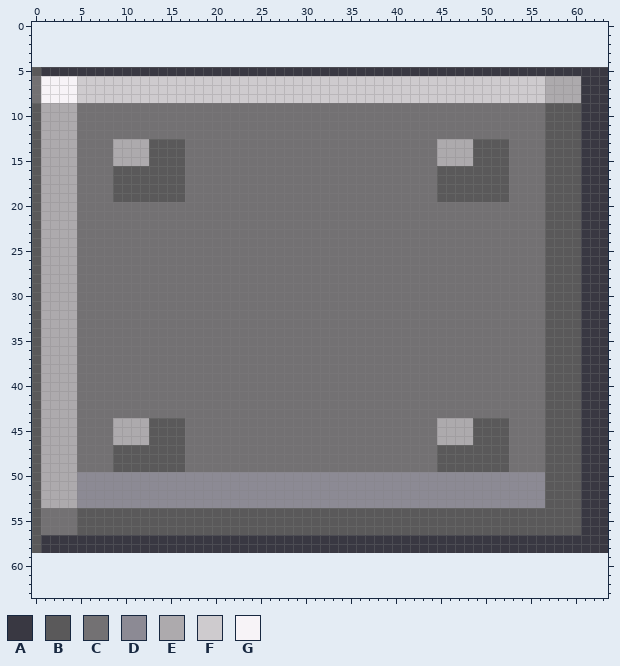
A pixel-art sprite gets an edit: assets/block-hard.png. Above: the version before the commit.
The file is 64x54 pixels. Colours within 5 levels of each other are drawn and written as one. The old version is drawn lined up with the new one, on the new canvas.
Palette (. is transparent): A #393842  B #5a595a  C #737173  D #8c8a94  E #adaaad  F #cecbce  G #f7f3f7
Pixels before (only the part around the change), first column x 0:
 0 ................................................................
 1 ................................................................
 2 ................................................................
 3 ................................................................
 4 ................................................................
 5 BAAAAAAAAAAAAAAAAAAAAAAAAAAAAAAAAAAAAAAAAAAAAAAAAAAAAAAAAAAAAAAA
 6 CGGGGFFFFFFFFFFFFFFFFFFFFFFFFFFFFFFFFFFFFFFFFFFFFFFFFFFFFEEEEAAA
 7 CGGGGFFFFFFFFFFFFFFFFFFFFFFFFFFFFFFFFFFFFFFFFFFFFFFFFFFFFEEEEAAA
 8 CGGGGFFFFFFFFFFFFFFFFFFFFFFFFFFFFFFFFFFFFFFFFFFFFFFFFFFFFEEEEAAA
 9 BEEEECCCCCCCCCCCCCCCCCCCCCCCCCCCCCCCCCCCCCCCCCCCCCCCCCCCCBBBBAAA
10 BEEEECCCCCCCCCCCCCCCCCCCCCCCCCCCCCCCCCCCCCCCCCCCCCCCCCCCCBBBBAAA
11 BEEEECCCCCCCCCCCCCCCCCCCCCCCCCCCCCCCCCCCCCCCCCCCCCCCCCCCCBBBBAAA
12 BEEEECCCCCCCCCCCCCCCCCCCCCCCCCCCCCCCCCCCCCCCCCCCCCCCCCCCCBBBBAAA
13 BEEEECCCCEEEEBBBBCCCCCCCCCCCCCCCCCCCCCCCCCCCCEEEEBBBBCCCCBBBBAAA
14 BEEEECCCCEEEEBBBBCCCCCCCCCCCCCCCCCCCCCCCCCCCCEEEEBBBBCCCCBBBBAAA
15 BEEEECCCCEEEEBBBBCCCCCCCCCCCCCCCCCCCCCCCCCCCCEEEEBBBBCCCCBBBBAAA
16 BEEEECCCCBBBBBBBBCCCCCCCCCCCCCCCCCCCCCCCCCCCCBBBBBBBBCCCCBBBBAAA
17 BEEEECCCCBBBBBBBBCCCCCCCCCCCCCCCCCCCCCCCCCCCCBBBBBBBBCCCCBBBBAAA
18 BEEEECCCCBBBBBBBBCCCCCCCCCCCCCCCCCCCCCCCCCCCCBBBBBBBBCCCCBBBBAAA
19 BEEEECCCCBBBBBBBBCCCCCCCCCCCCCCCCCCCCCCCCCCCCBBBBBBBBCCCCBBBBAAA
20 BEEEECCCCCCCCCCCCCCCCCCCCCCCCCCCCCCCCCCCCCCCCCCCCCCCCCCCCBBBBAAA
21 BEEEECCCCCCCCCCCCCCCCCCCCCCCCCCCCCCCCCCCCCCCCCCCCCCCCCCCCBBBBAAA
22 BEEEECCCCCCCCCCCCCCCCCCCCCCCCCCCCCCCCCCCCCCCCCCCCCCCCCCCCBBBBAAA
23 BEEEECCCCCCCCCCCCCCCCCCCCCCCCCCCCCCCCCCCCCCCCCCCCCCCCCCCCBBBBAAA
24 BEEEECCCCCCCCCCCCCCCCCCCCCCCCCCCCCCCCCCCCCCCCCCCCCCCCCCCCBBBBAAA
25 BEEEECCCCCCCCCCCCCCCCCCCCCCCCCCCCCCCCCCCCCCCCCCCCCCCCCCCCBBBBAAA
26 BEEEECCCCCCCCCCCCCCCCCCCCCCCCCCCCCCCCCCCCCCCCCCCCCCCCCCCCBBBBAAA
27 BEEEECCCCCCCCCCCCCCCCCCCCCCCCCCCCCCCCCCCCCCCCCCCCCCCCCCCCBBBBAAA
28 BEEEECCCCCCCCCCCCCCCCCCCCCCCCCCCCCCCCCCCCCCCCCCCCCCCCCCCCBBBBAAA
29 BEEEECCCCCCCCCCCCCCCCCCCCCCCCCCCCCCCCCCCCCCCCCCCCCCCCCCCCBBBBAAA
30 BEEEECCCCCCCCCCCCCCCCCCCCCCCCCCCCCCCCCCCCCCCCCCCCCCCCCCCCBBBBAAA
31 BEEEECCCCCCCCCCCCCCCCCCCCCCCCCCCCCCCCCCCCCCCCCCCCCCCCCCCCBBBBAAA
32 BEEEECCCCCCCCCCCCCCCCCCCCCCCCCCCCCCCCCCCCCCCCCCCCCCCCCCCCBBBBAAA
33 BEEEECCCCCCCCCCCCCCCCCCCCCCCCCCCCCCCCCCCCCCCCCCCCCCCCCCCCBBBBAAA
34 BEEEECCCCCCCCCCCCCCCCCCCCCCCCCCCCCCCCCCCCCCCCCCCCCCCCCCCCBBBBAAA
35 BEEEECCCCCCCCCCCCCCCCCCCCCCCCCCCCCCCCCCCCCCCCCCCCCCCCCCCCBBBBAAA
36 BEEEECCCCCCCCCCCCCCCCCCCCCCCCCCCCCCCCCCCCCCCCCCCCCCCCCCCCBBBBAAA
37 BEEEECCCCCCCCCCCCCCCCCCCCCCCCCCCCCCCCCCCCCCCCCCCCCCCCCCCCBBBBAAA
38 BEEEECCCCCCCCCCCCCCCCCCCCCCCCCCCCCCCCCCCCCCCCCCCCCCCCCCCCBBBBAAA
39 BEEEECCCCCCCCCCCCCCCCCCCCCCCCCCCCCCCCCCCCCCCCCCCCCCCCCCCCBBBBAAA
40 BEEEECCCCCCCCCCCCCCCCCCCCCCCCCCCCCCCCCCCCCCCCCCCCCCCCCCCCBBBBAAA
41 BEEEECCCCCCCCCCCCCCCCCCCCCCCCCCCCCCCCCCCCCCCCCCCCCCCCCCCCBBBBAAA
42 BEEEECCCCCCCCCCCCCCCCCCCCCCCCCCCCCCCCCCCCCCCCCCCCCCCCCCCCBBBBAAA
43 BEEEECCCCCCCCCCCCCCCCCCCCCCCCCCCCCCCCCCCCCCCCCCCCCCCCCCCCBBBBAAA
44 BEEEECCCCEEEEBBBBCCCCCCCCCCCCCCCCCCCCCCCCCCCCEEEEBBBBCCCCBBBBAAA
45 BEEEECCCCEEEEBBBBCCCCCCCCCCCCCCCCCCCCCCCCCCCCEEEEBBBBCCCCBBBBAAA
46 BEEEECCCCEEEEBBBBCCCCCCCCCCCCCCCCCCCCCCCCCCCCEEEEBBBBCCCCBBBBAAA
47 BEEEECCCCBBBBBBBBCCCCCCCCCCCCCCCCCCCCCCCCCCCCBBBBBBBBCCCCBBBBAAA
48 BEEEECCCCBBBBBBBBCCCCCCCCCCCCCCCCCCCCCCCCCCCCBBBBBBBBCCCCBBBBAAA
49 BEEEECCCCBBBBBBBBCCCCCCCCCCCCCCCCCCCCCCCCCCCCBBBBBBBBCCCCBBBBAAA
50 BEEEEDDDDDDDDDDDDDDDDDDDDDDDDDDDDDDDDDDDDDDDDDDDDDDDDDDDDBBBBAAA
51 BEEEEDDDDDDDDDDDDDDDDDDDDDDDDDDDDDDDDDDDDDDDDDDDDDDDDDDDDBBBBAAA
52 BEEEEDDDDDDDDDDDDDDDDDDDDDDDDDDDDDDDDDDDDDDDDDDDDDDDDDDDDBBBBAAA
53 BEEEEDDDDDDDDDDDDDDDDDDDDDDDDDDDDDDDDDDDDDDDDDDDDDDDDDDDDBBBBAAA
54 BCCCCBBBBBBBBBBBBBBBBBBBBBBBBBBBBBBBBBBBBBBBBBBBBBBBBBBBBBBBBAAA
55 BCCCCBBBBBBBBBBBBBBBBBBBBBBBBBBBBBBBBBBBBBBBBBBBBBBBBBBBBBBBBAAA
56 BCCCCBBBBBBBBBBBBBBBBBBBBBBBBBBBBBBBBBBBBBBBBBBBBBBBBBBBBBBBBAAA
57 BAAAAAAAAAAAAAAAAAAAAAAAAAAAAAAAAAAAAAAAAAAAAAAAAAAAAAAAAAAAAAAA
58 BAAAAAAAAAAAAAAAAAAAAAAAAAAAAAAAAAAAAAAAAAAAAAAAAAAAAAAAAAAAAAAA
59 ................................................................
60 ................................................................
61 ................................................................
62 ................................................................
63 ................................................................
Once edited:
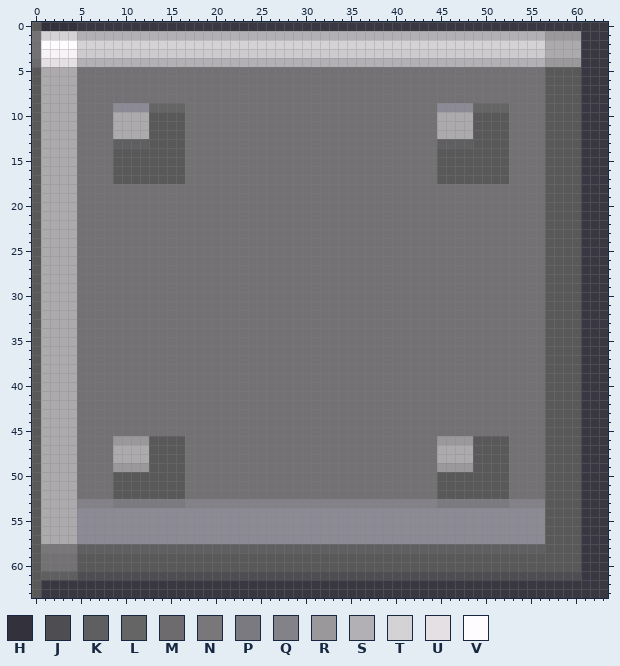
Colours new in this view: H #33323c  J #4e4d51  K #5f5e60  L #666566  M #6d6b6d  N #797779  P #7c7a81  Q #848289  R #9b989b  S #b2b0b4  T #d5d2d5  U #e4e0e4  V #fffcff
Change:
canvas 64x54 -> 64x64, the old top-left corner now at 0,5
y 0: x 0..63 ................................................................ -> BHHHHAAAAAAAAAAAAAAAAAAAAAAAAAAAAAAAAAAAAAAAAAAAAAAAAAAAAAAAAAAA
y 1: x 0..63 ................................................................ -> CTTTTSSSSSSSSSSSSSSSSSSSSSSSSSSSSSSSSSSSSSSSSSSSSSSSSSSSSRRRRAAA
y 2: x 0..63 ................................................................ -> CVVVVTTTTTTTTTTTTTTTTTTTTTTTTTTTTTTTTTTTTTTTTTTTTTTTTTTTTEEEEAAA
y 3: x 0..63 ................................................................ -> CGGGGFFFFFFFFFFFFFFFFFFFFFFFFFFFFFFFFFFFFFFFFFFFFFFFFFFFFEEEEAAA
y 4: x 0..63 ................................................................ -> MUUUUSSSSSSSSSSSSSSSSSSSSSSSSSSSSSSSSSSSSSSSSSSSSSSSSSSSSRRRRAAA
y 5: x 1..60 AAAAAAAAAAAAAAAAAAAAAAAAAAAAAAAAAAAAAAAAAAAAAAAAAAAAAAAAAAAA -> EEEECCCCCCCCCCCCCCCCCCCCCCCCCCCCCCCCCCCCCCCCCCCCCCCCCCCCBBBB
y 6..8: x 0..60 CGGGGFFFFFFFFFFFFFFFFFFFFFFFFFFFFFFFFFFFFFFFFFFFFFFFFFFFFEEEE -> BEEEECCCCCCCCCCCCCCCCCCCCCCCCCCCCCCCCCCCCCCCCCCCCCCCCCCCCBBBB
y 9: x 9..16 CCCCCCCC -> DDDDLLLL; x 45..52 CCCCCCCC -> DDDDLLLL
y 10..12: x 9..16 CCCCCCCC -> EEEEBBBB; x 45..52 CCCCCCCC -> EEEEBBBB
y 13: x 9..12 EEEE -> KKKK; x 45..48 EEEE -> KKKK
y 14..15: x 9..12 EEEE -> BBBB; x 45..48 EEEE -> BBBB
y 18..19: x 9..16 BBBBBBBB -> CCCCCCCC; x 45..52 BBBBBBBB -> CCCCCCCC
y 44..45: x 9..16 EEEEBBBB -> CCCCCCCC; x 45..52 EEEEBBBB -> CCCCCCCC
y 46: x 9..12 EEEE -> RRRR; x 45..48 EEEE -> RRRR
y 47..48: x 9..12 BBBB -> EEEE; x 45..48 BBBB -> EEEE
y 49: x 9..12 BBBB -> RRRR; x 45..48 BBBB -> RRRR
y 50..52: x 5..56 DDDDDDDDDDDDDDDDDDDDDDDDDDDDDDDDDDDDDDDDDDDDDDDDDDDD -> CCCCBBBBBBBBCCCCCCCCCCCCCCCCCCCCCCCCCCCCBBBBBBBBCCCC
y 53: x 5..56 DDDDDDDDDDDDDDDDDDDDDDDDDDDDDDDDDDDDDDDDDDDDDDDDDDDD -> QQQQPPPPPPPPQQQQQQQQQQQQQQQQQQQQQQQQQQQQPPPPPPPPQQQQ
y 54..56: x 1..56 CCCCBBBBBBBBBBBBBBBBBBBBBBBBBBBBBBBBBBBBBBBBBBBBBBBBBBBB -> EEEEDDDDDDDDDDDDDDDDDDDDDDDDDDDDDDDDDDDDDDDDDDDDDDDDDDDD
y 57: x 1..60 AAAAAAAAAAAAAAAAAAAAAAAAAAAAAAAAAAAAAAAAAAAAAAAAAAAAAAAAAAAA -> EEEEDDDDDDDDDDDDDDDDDDDDDDDDDDDDDDDDDDDDDDDDDDDDDDDDDDDDBBBB
y 58: x 1..60 AAAAAAAAAAAAAAAAAAAAAAAAAAAAAAAAAAAAAAAAAAAAAAAAAAAAAAAAAAAA -> NNNNKKKKKKKKKKKKKKKKKKKKKKKKKKKKKKKKKKKKKKKKKKKKKKKKKKKKBBBB
y 59..60: x 0..63 ................................................................ -> BCCCCBBBBBBBBBBBBBBBBBBBBBBBBBBBBBBBBBBBBBBBBBBBBBBBBBBBBBBBBAAA
y 61: x 0..63 ................................................................ -> BKKKKJJJJJJJJJJJJJJJJJJJJJJJJJJJJJJJJJJJJJJJJJJJJJJJJJJJJJJJJAAA
y 62..63: x 0..63 ................................................................ -> BAAAAAAAAAAAAAAAAAAAAAAAAAAAAAAAAAAAAAAAAAAAAAAAAAAAAAAAAAAAAAAA
